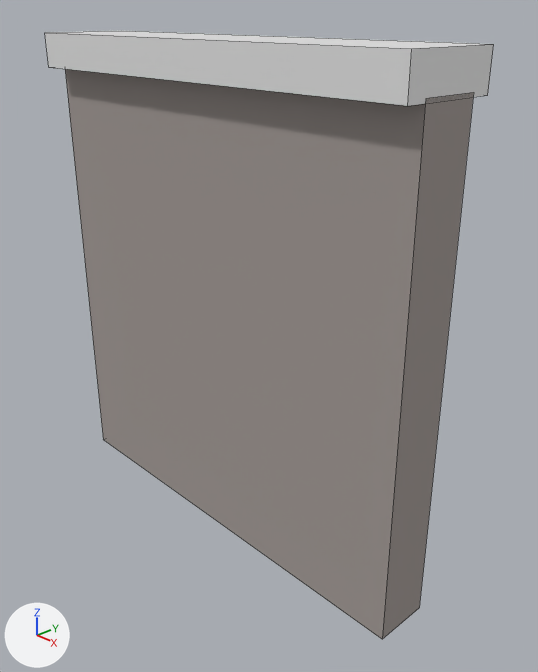
Before and after pictures for a commit that changed the Blender file ExternalAssets/Blender/DungeonWall01.blend.
Camera for both pictures: a 50 mm lens placed at (1.14, -0.962, 1.106), pointed at (0.074, 0.041, 0.464). Arrows for +X, +Y and +Z are at lower left; the lights stay in place. Mesh edges are drawn as thin lines.

Objects in the first picture: 'Cube', 'Wall'.
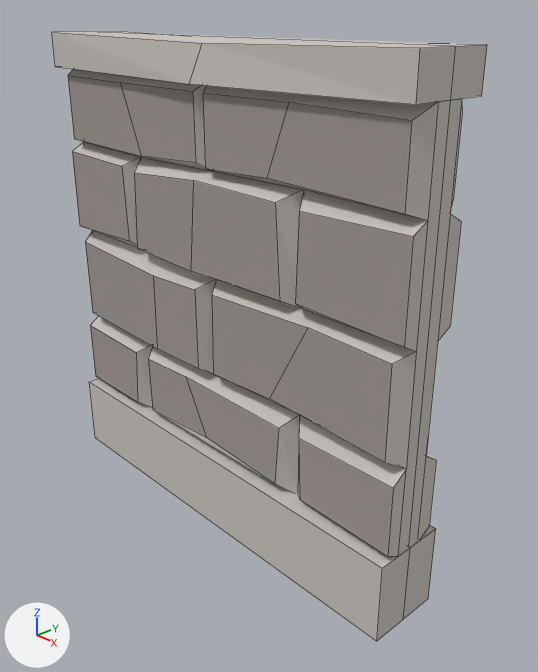
What differs and where, as boxes [x1, y1, x2, y2] in the pictures (538 x 672 px):
'Wall', reshaped, moved, rescaled, modifiers changed (6% wider, 7% taller)
    before: [65, 69, 474, 639]
    after: [52, 31, 487, 641]
'Cube', deleted
    before: [45, 31, 494, 106]

Patch to the scene script:
```diff
--- a/ExternalAssets/Blender/DungeonWall01.blend.py
+++ b/ExternalAssets/Blender/DungeonWall01.blend.py
@@ me_cube_004 @@
 # used by ob_wall; location = (0.0, 0.0, -0.009)
-me_cube_004.from_pydata(...)  # 8 vertices, 6 faces; spans x -0.5..0.5, y -0.06..0.06, z 0.0..1.0
+me_cube_004.from_pydata(...)  # 96 vertices, 70 faces; spans x -0.5..0.5, y -0.1..0.0, z -0.036..0.615
+# me_cube_004 part 1: the whole mesh is rebuilt
 me_cube_004.materials.append(mat_palette)
@@ ob_wall @@
 ob_wall = bpy.data.objects.new('Wall', me_cube_004)
-ob_wall.location = (0.0, 0.0, -0.009)
+ob_wall.location = (-0.001, 0.0, 0.063)
+ob_wall.scale = (1.01, 0.821, 1.62)
+_m = ob_wall.modifiers.new('Mirror', 'MIRROR')
+_m.use_axis = (False, True, False)
@@ ob_cube @@
-ob_cube = bpy.data.objects.new('Cube', me_cube)
-ob_cube.location = (0.0, 0.0, 1.021)
```
